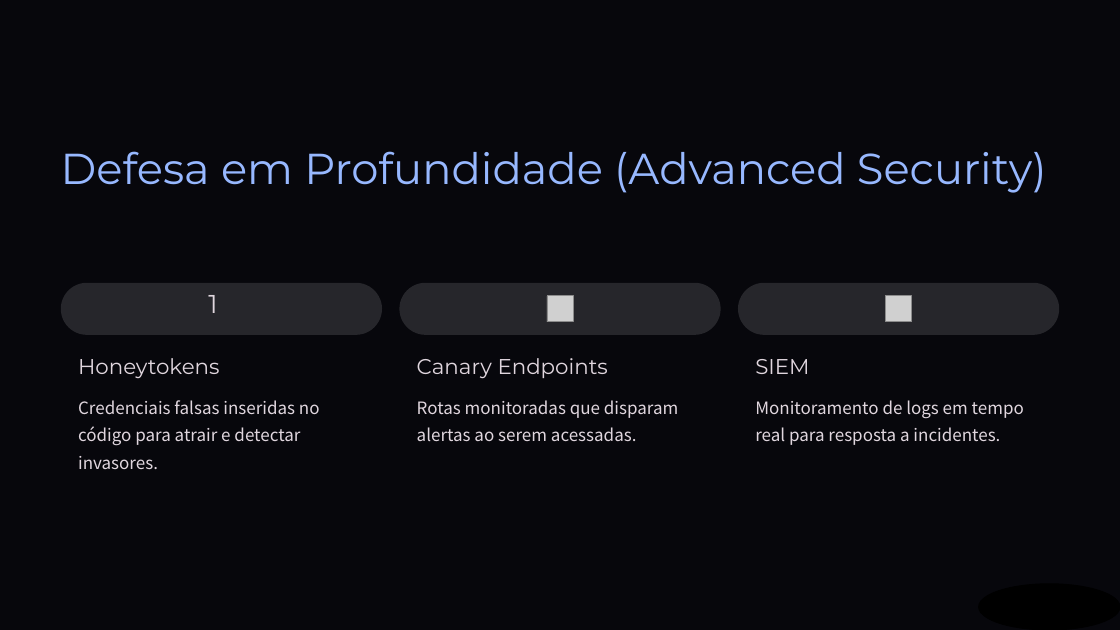
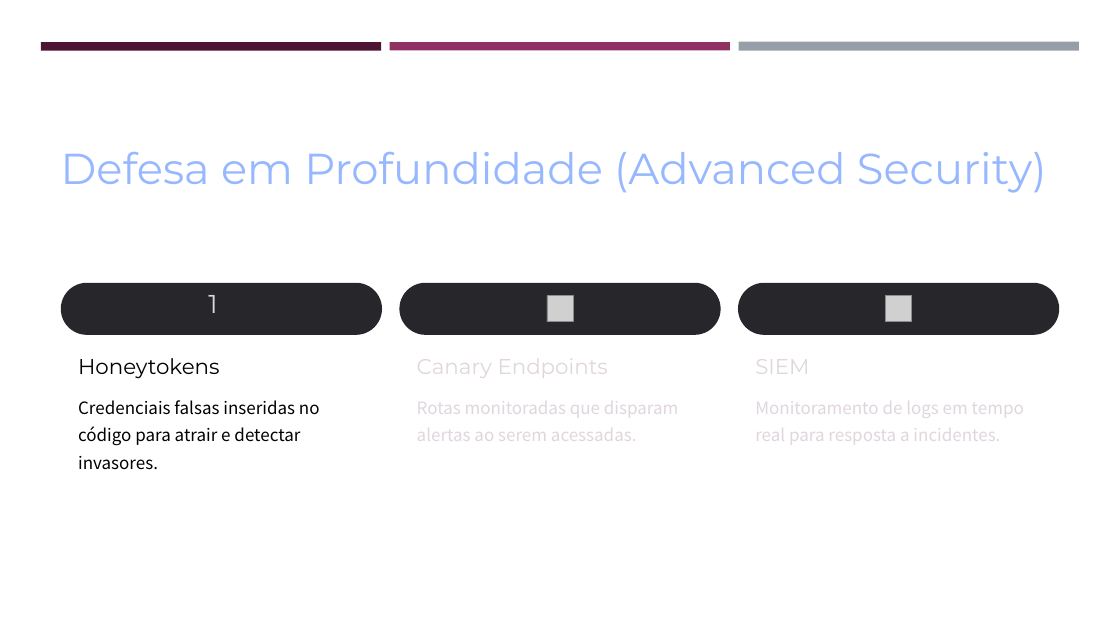
Before and after one commit to z12guilherme/gestao_atipicos, a slide deck: slide 9 of tcc/TCC - Slides.pptx. Drawn at 1120x630 pixels with LibreOffice and Linux fonts; fonts in the diff are those of the drawing; grey boxes stand for pictures; background and template pictures are left out; a plain dark background stands for a picture behind light text. Boxes give left, top, right and bottom in pixels: in the first picture for what was removed or moved away, otherwise in the second. Text is boxed around its words. In the diff, an @@ line names an element or a change of style, - is before the commit and + after.

```diff
--- a/tcc/TCC - Slides.pptx
+++ b/tcc/TCC - Slides.pptx
@@ background picture (left out) to #FFFFFF @@
@@ rectangle removed at [0, 0, 1120, 630] @@
@@ rectangle added at [41, 42, 382, 50], fill #4D1434 @@
@@ rectangle added at [390, 42, 730, 50], fill #903163 @@
@@ rectangle added at [738, 42, 1079, 51], fill #969FA7 @@
@@ text "Honeytokens" at [78, 358, 220, 379]: text colour #E0D6DE to #000000 @@
@@ text "Credenciais falsas inseridas no código ..." at [78, 400, 320, 470]: text colour #E0D6DE to #000000 @@
@@ ellipse removed at [979, 584, 1120, 630] @@
```
Also in this commit, not shown: 11 other slides changed, 1 other file.
